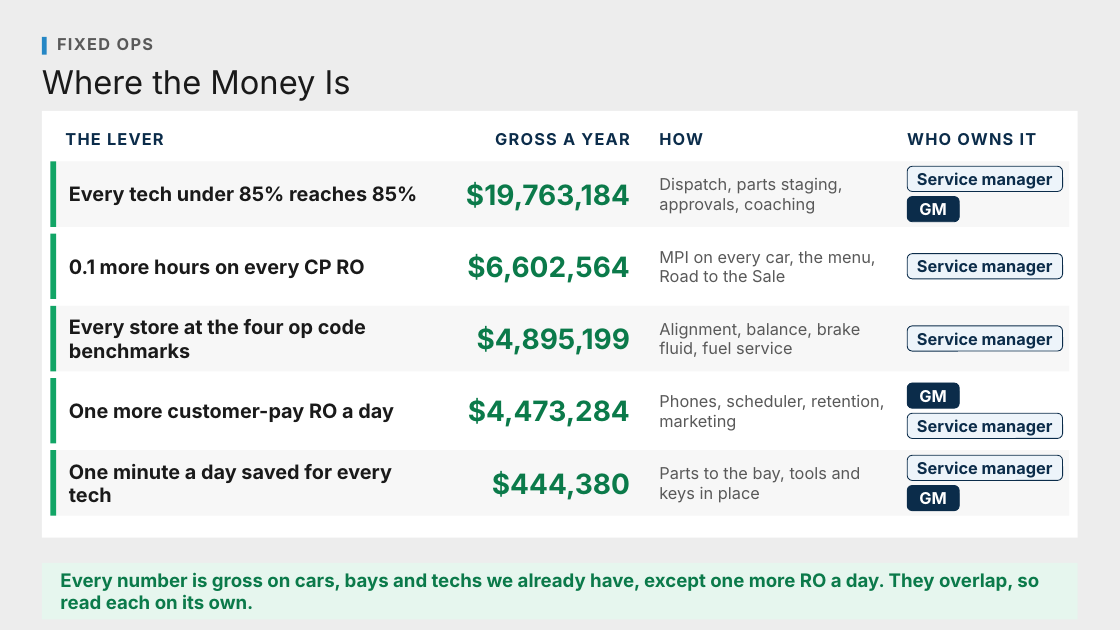
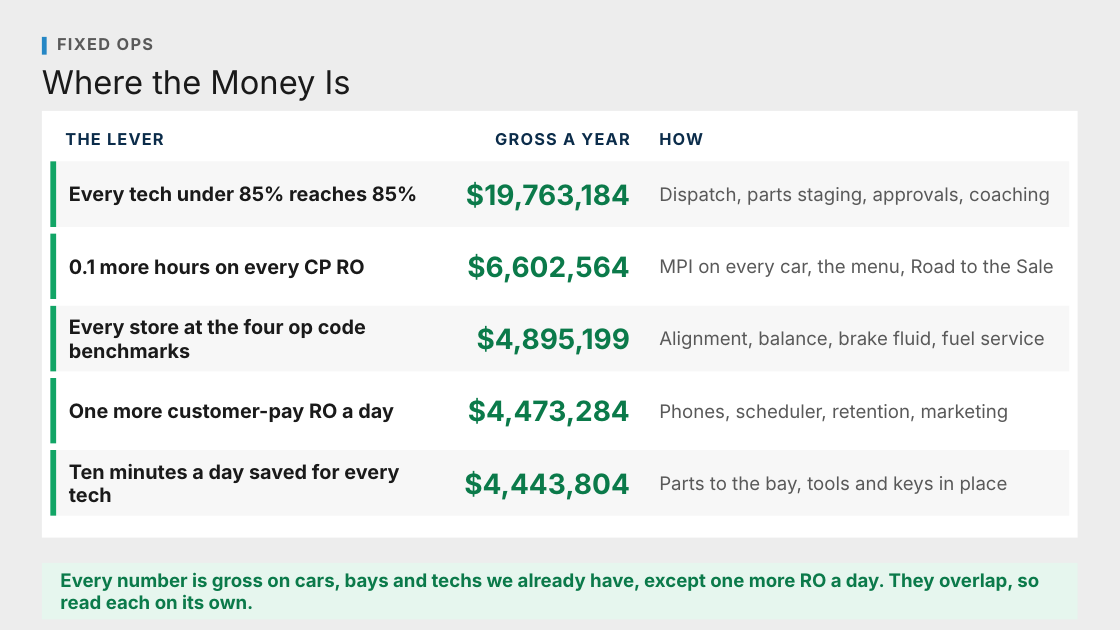
Before and after one commit to Ndresner/Noah, a slide deck: slide 1 of day2-deck/decks/Where the Money Is - Review.pptx. Drawn at 1120x630 pixels with LibreOffice and Linux fonts; fonts in the diff are those of the drawing. Boxes give left, top, right and bottom in pixels: in the first picture for what was removed or moved away, otherwise in the second. Text is boxed around its words. In the diff, an @@ line names an element or a change of style, - is before the commit and + after.

```diff
--- a/day2-deck/decks/Where the Money Is - Review.pptx
+++ b/day2-deck/decks/Where the Money Is - Review.pptx
@@ text removed at box(907, 133, 1037, 145) @@
-WHO OWNS IT
@@ rounded rectangle removed at box(907, 166, 1063, 192) @@
@@ text removed at box(917, 172, 1053, 189) @@
-Service manager
@@ rounded rectangle removed at box(907, 197, 960, 222) @@
@@ text removed at box(919, 203, 946, 215) @@
-GM
@@ rounded rectangle removed at box(907, 254, 1063, 279) @@
@@ text removed at box(917, 259, 1053, 276) @@
-Service manager
@@ rounded rectangle removed at box(907, 326, 1063, 351) @@
@@ text removed at box(917, 332, 1053, 349) @@
-Service manager
@@ rounded rectangle removed at box(907, 383, 960, 408) @@
@@ rounded rectangle removed at box(907, 413, 1063, 439) @@
@@ text removed at box(917, 419, 1053, 436) @@
-Service manager
@@ text removed at box(919, 390, 946, 402) @@
-GM
@@ text at box(69, 464, 399, 502): text changed @@
-One minute a day saved for every tech
+Ten minutes a day saved for every tech
@@ text at box(464, 471, 630, 500): text changed @@
-$444,380
+$4,443,804
@@ size 14 to 16 pt in 5 elements at box(659, 187, 1050, 205), box(659, 259, 1054, 277), box(659, 331, 1044, 349), box(659, 404, 1009, 422), box(659, 476, 1008, 494) @@
@@ rounded rectangle removed at box(907, 455, 1063, 481) @@
@@ text removed at box(917, 461, 1053, 478) @@
-Service manager
@@ rounded rectangle removed at box(907, 486, 960, 511) @@
@@ text removed at box(919, 492, 946, 504) @@
-GM
```
Also in this commit, not shown: 9 other files.
